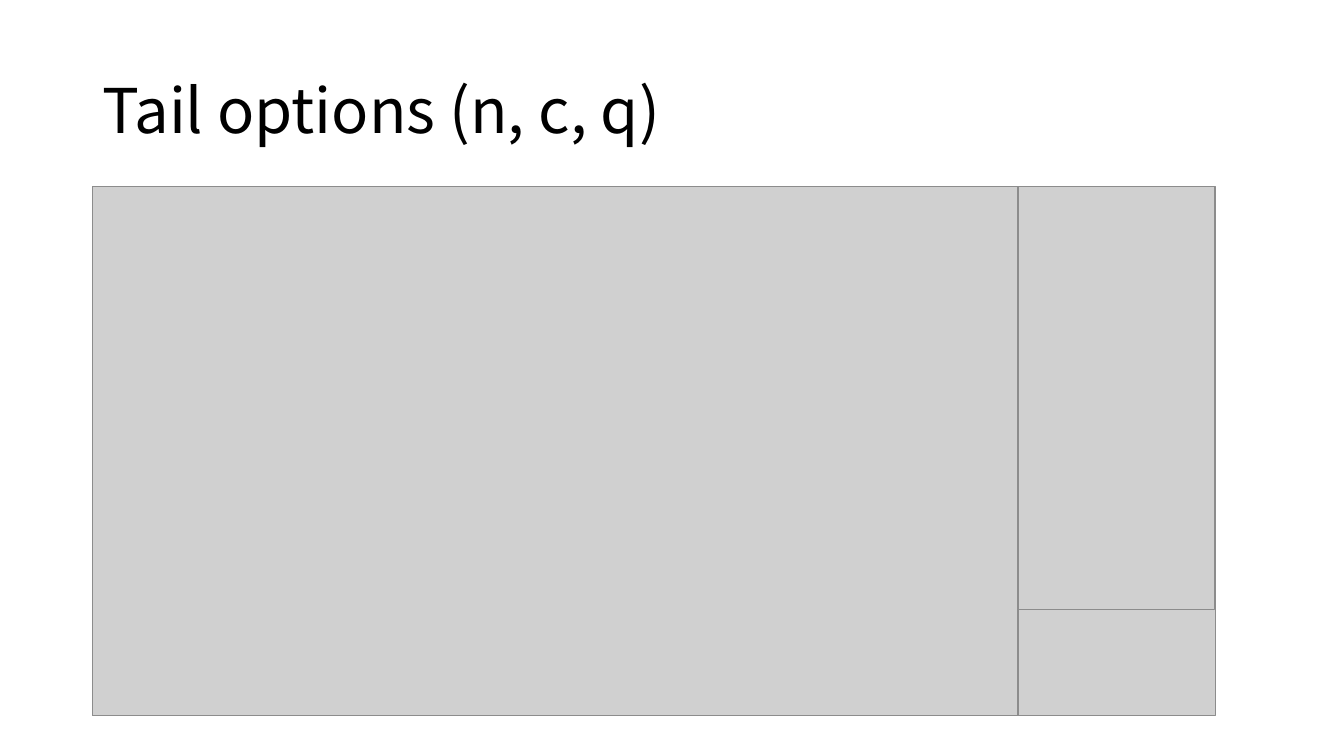
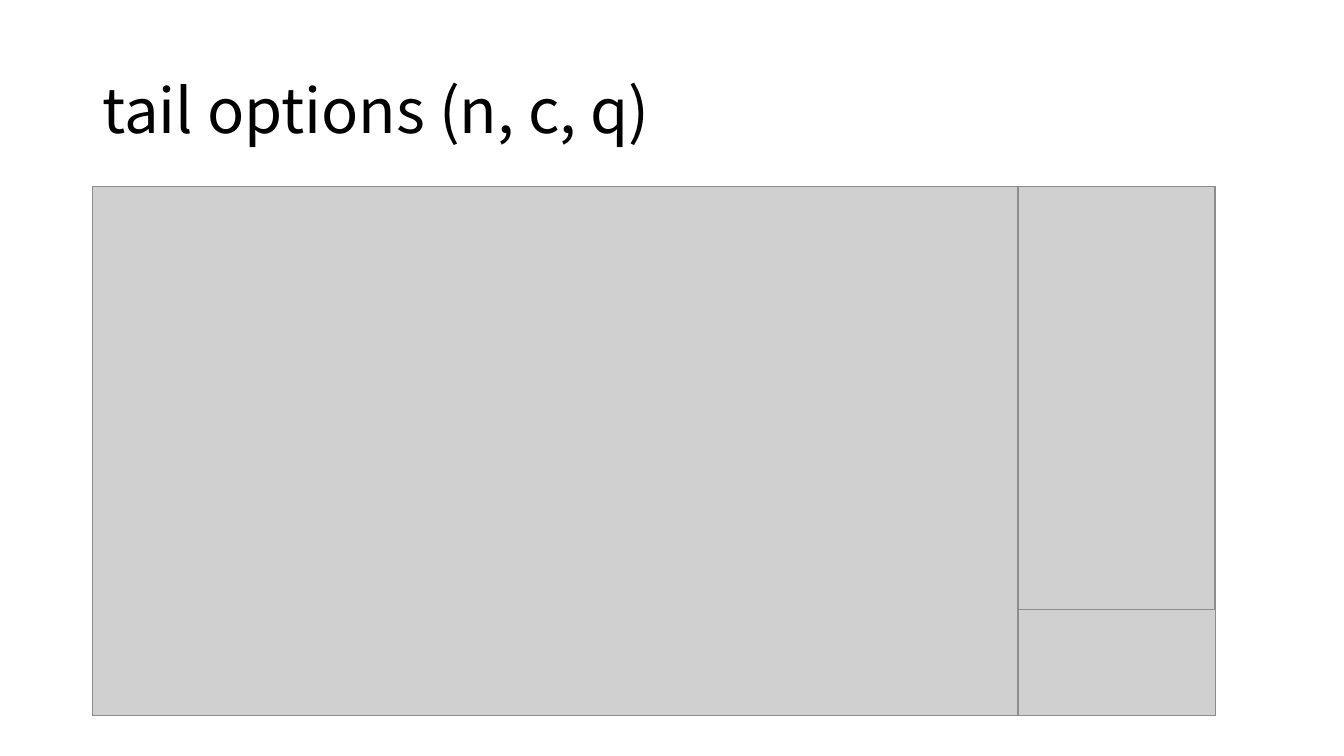
Before and after one commit to alscjf1329/SysP_3-1, a slide deck: slide 15 of Sys_final/SysP 기말.pptx (slide 14 before the commit). Drawn at 1344x756 pixels with LibreOffice and Linux fonts; fonts in the diff are those of the drawing; grey boxes stand for pictures. Boxes give left, top, right and bottom in pixels: in the first picture for what was removed or moved away, otherwise in the second. Text is boxed around its words. In the diff, an @@ line names an element or a change of style, - is before the commit and + after.

```diff
--- a/Sys_final/SysP 기말.pptx
+++ b/Sys_final/SysP 기말.pptx
@@ title at [102, 83, 650, 147]: text changed @@
-Tail options (n, c, q)
+tail options (n, c, q)
```
Also in this commit, not shown: 3 slides added, 2 slides removed.
